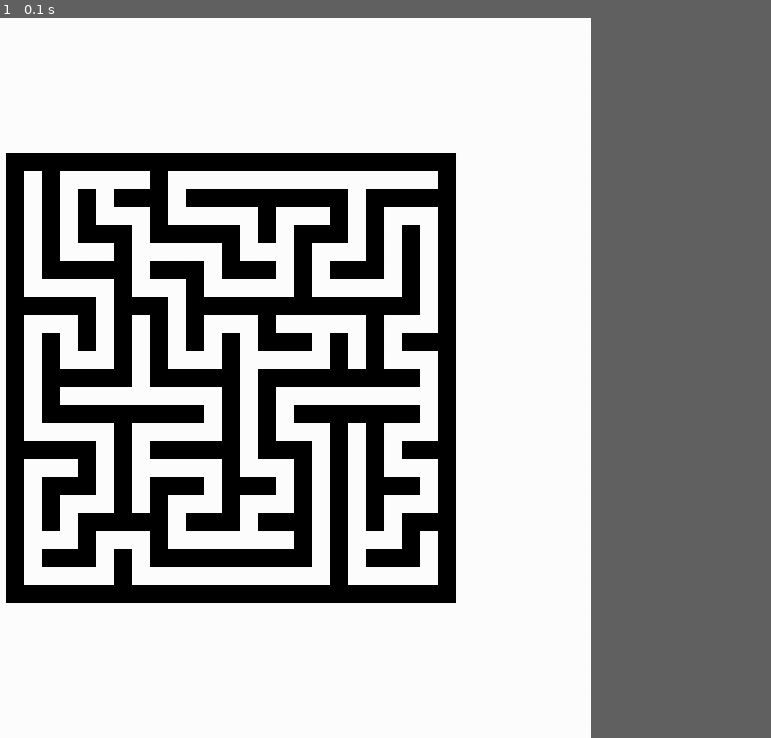
Above: before the commit, frame 1.
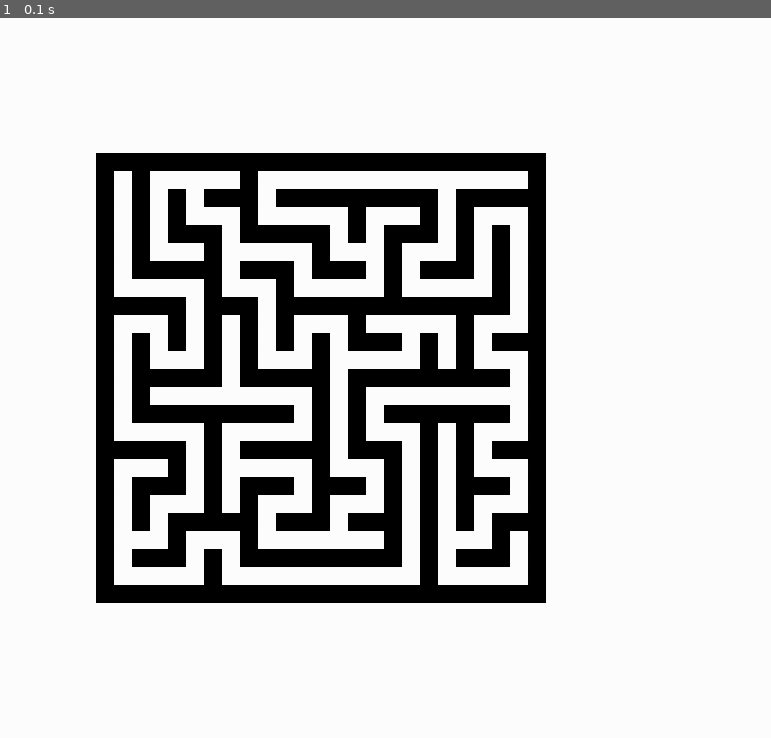
Above: after the commit, the same moment.

Repository: Casserole97/NEA
Game: pygame game, started from MAZE_PYGAME_PROTOTYPE.py
Two runs of this game, one before a commit and one after it. Both use one fixed random seed, a clock stepped at 60 frames per second and the inputs below.
Inputs:
- Up to frame 1 (0.1 s): no input
In our replay, the window is 720x720 before the commit and 900x720 after it. These sizes can differ from the game's own. Grey fills any space a smaller window leaves; there, only what the larger window draws over its background counts as a difference.

The runs differ from the first frame. In frame 1, 22% of the frame differs, in the area x 0-71%, y 18-82%.

Commit message:
Changed a comment

Diff:
--- a/MAZE_PYGAME_PROTOTYPE.py
+++ b/MAZE_PYGAME_PROTOTYPE.py
@@ -2,7 +2,7 @@
 from random import choice, random
 pygame.init()
 
-# REMEMBER THE DIFFERENCE BETWEEN CARTESIAN AND ROW/COLUMN
+# REMEMBER THE DIFFERENCE BETWEEN X/Y AND ROW/COLUMN
 #  X 0 1 2 3 4   |  C 0 1 2 3 4
 # Y              | R
 # 0              | 0
@@ -12,10 +12,10 @@
 # 4              | 4
 
 # Declaring variables
-MAX_WIDTH = 800
+MAX_WIDTH = 1000
 MAX_HEIGHT = 800
 
-# Creating surface to draw on
+# Creating the surface which will be displayed
 DisplaySurface = pygame.display.set_mode((MAX_WIDTH, MAX_HEIGHT))
 DisplaySurface.fill(pygame.Color("white"))
 pygame.display.set_caption("test")
